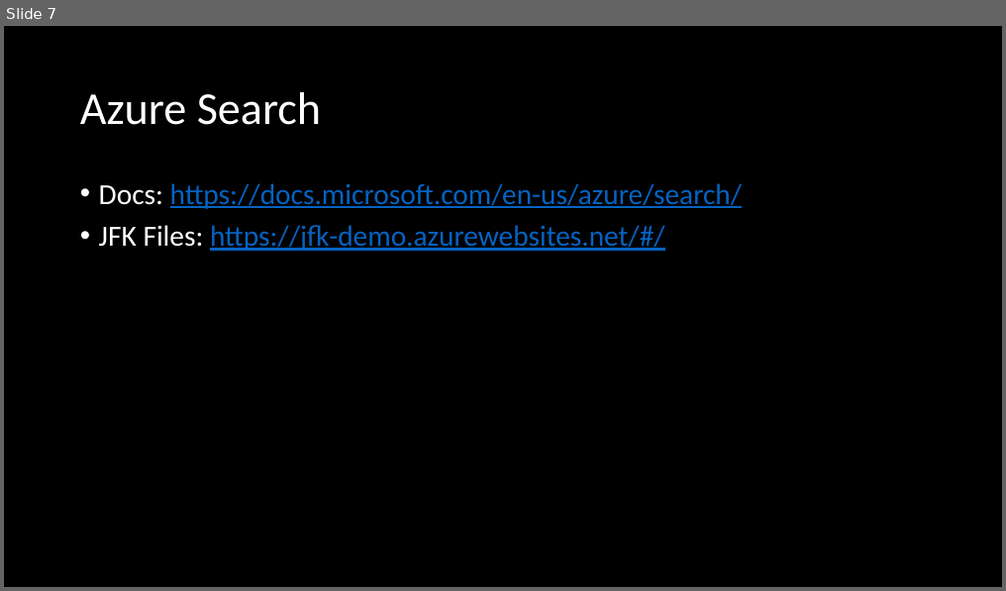
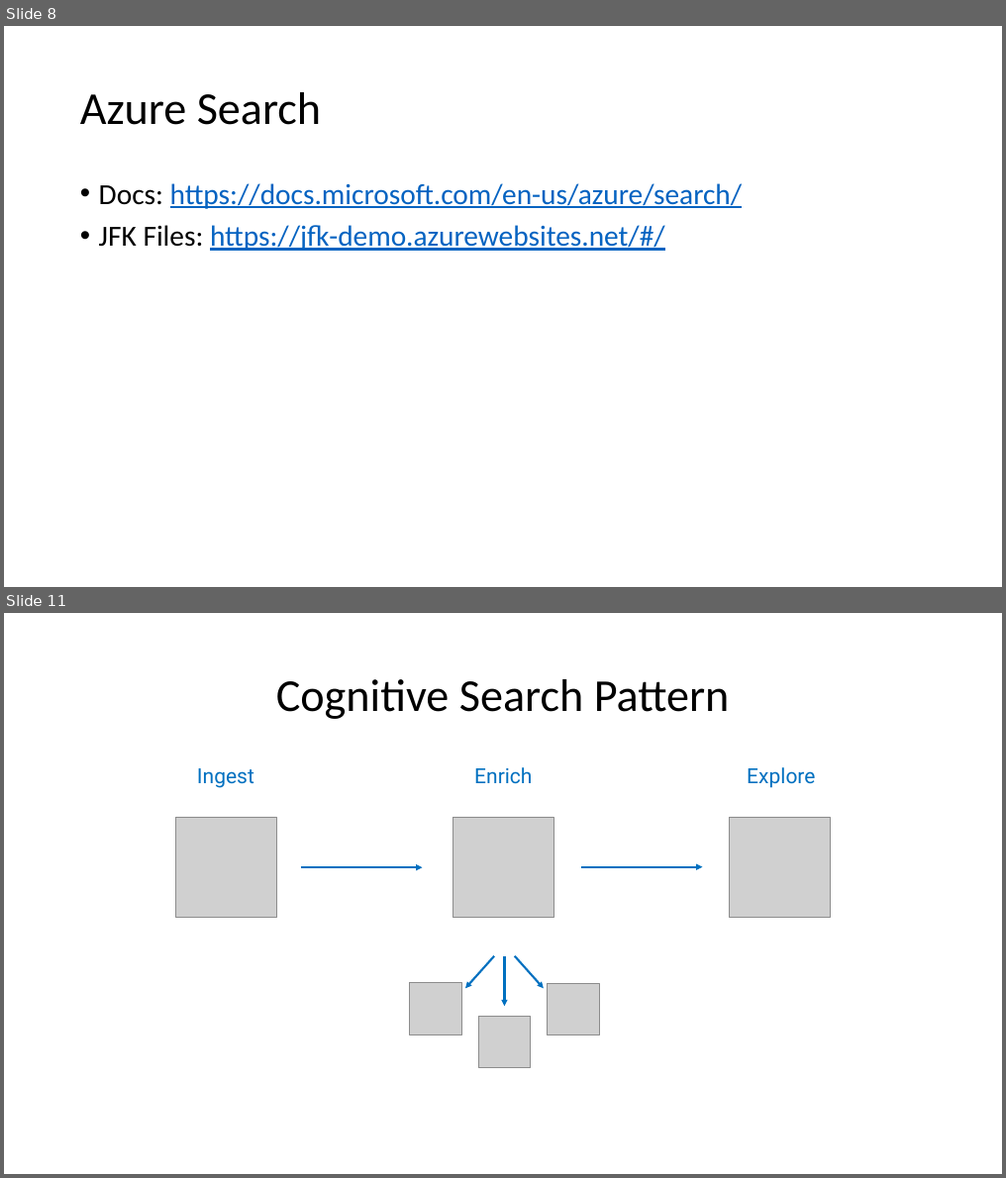
Before and after one commit to petejoha-sog/cognitive-workshop, a slide deck: Slides/CognitiveServicesInAzure.pptx. Shown one above the other, each under a label of ours: slide 7 before the commit, slides 8 and 11 after it; the slides between them are not shown. The pictures are 1006x591 and 1006x1178 pixels, drawn with LibreOffice and Linux fonts; fonts in the diff are those of the drawing; grey boxes stand for pictures. Boxes give left, top, right and bottom in pixels: in the first picture for what was removed or moved away, otherwise in the second. Text is boxed around its words. In the diff, an @@ line names an element or a change of style, - is before the commit and + after.

```diff
--- a/Slides/CognitiveServicesInAzure.pptx
+++ b/Slides/CognitiveServicesInAzure.pptx
@@ slide 11 added at (x1=4, y1=613, x2=1002, y2=1174), background #FFFFFF @@
@@ title added at (x1=276, y1=679, x2=730, y2=719), 44 pt, text #000000 @@
+Cognitive Search Pattern
@@ rectangle added at (x1=114, y1=740, x2=339, y2=1119), fill #FFFFFF at 4% opacity @@
@@ rectangle added at (x1=391, y1=739, x2=616, y2=1118), fill #FFFFFF at 4% opacity @@
@@ rectangle added at (x1=668, y1=740, x2=893, y2=1118), fill #FFFFFF at 4% opacity @@
@@ text added at (x1=197, y1=768, x2=254, y2=788), 20 pt, text #0070C0 @@
+Ingest
@@ text added at (x1=474, y1=767, x2=532, y2=784), 20 pt, text #0070C0 @@
+Enrich
@@ text added at (x1=746, y1=767, x2=815, y2=788), 20 pt, text #0070C0 @@
+Explore
@@ arrow added from (300, 867) to (423, 867), #0070C0 2 pt @@
@@ arrow added from (581, 867) to (703, 867), #0070C0 2 pt @@
@@ arrow added from (494, 957) to (465, 989), #0070C0 2 pt @@
@@ arrow added from (505, 957) to (505, 1006), #0070C0 2 pt @@
@@ arrow added from (515, 957) to (544, 989), #0070C0 2 pt @@
@@ group added at (x1=176, y1=817, x2=830, y2=1103): 6 pictures, 2 texts @@
+Annotations
+Search
@@ what was slide 7 is now slide 8 @@
@@ slide 8 changed as well @@
@@ background #000000 to #FFFFFF @@
@@ title "Azure Search" at (x1=80, y1=92, x2=321, y2=125): text colour #FFFFFF to #000000 @@
@@ text "Docs: https://docs.microsoft.com/en-us/azure/search/" at (x1=99, y1=183, x2=743, y2=251): text colour #FFFFFF to #000000 in "Docs:", "JFK Files:" @@
```
Also in this commit, not shown: 7 other slides changed, 6 other slides added.
